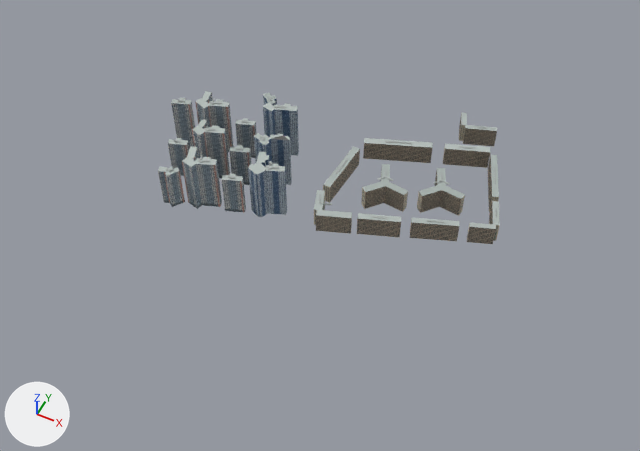
Renders of the Blender file assets/models/banpo-apartments/banpo-apartments.blend from each side of a commit.
The view is the same before and after, from a camera (50 mm lens) standing at (385.0, -653.0, 1068.0) and looking at (-51.0, 219.0, -22.0). The axes (+X, +Y, +Z) are drawn at lower left. The lights are the same throughout. The older version comes first. Mesh edges are drawn as thin lines on the coarser meshes.

The older version as bpy lines, for what is in view:
```python
me_반포르엘___외관_마감과_유리 = bpy.data.meshes.new('반포르엘 · 외관 마감과 유리')
me_반포르엘___외관_마감과_유리.from_pydata(...)  # 19384 vertices, 5200 faces; spans x -63.0..63.0, y -96.0..96.0, z 0.0..104.0
# faces by material slot: [2977, 1763, 460]
me_반포르엘___외관_마감과_유리.materials.append(mat_mineral_facade_001)
me_반포르엘___외관_마감과_유리.materials.append(mat_window_glazing_001)
me_반포르엘___외관_마감과_유리.materials.append(mat_roof_and_parapet_001)
me_반포센트럴자이___외관_마감과_유리 = bpy.data.meshes.new('반포센트럴자이 · 외관 마감과 유리')
me_반포센트럴자이___외관_마감과_유리.from_pydata(...)  # 22085 vertices, 6029 faces; spans x -92.0..92.0, y -89.0..89.0, z 0.0..106.0
# faces by material slot: [2503, 2873, 653]
me_반포센트럴자이___외관_마감과_유리.materials.append(mat_mineral_facade_002)
me_반포센트럴자이___외관_마감과_유리.materials.append(mat_window_glazing_002)
me_반포센트럴자이___외관_마감과_유리.materials.append(mat_roof_and_parapet_002)
me_신반포4차___외관_마감과_유리 = bpy.data.meshes.new('신반포4차 · 외관 마감과 유리')
me_신반포4차___외관_마감과_유리.from_pydata(...)  # 11999 vertices, 3159 faces; spans x -144.0..144.0, y -168.0..168.0, z 0.0..41.0
# faces by material slot: [2382, 594, 183]
me_신반포4차___외관_마감과_유리.materials.append(mat_mineral_facade)
me_신반포4차___외관_마감과_유리.materials.append(mat_window_glazing)
me_신반포4차___외관_마감과_유리.materials.append(mat_roof_and_parapet)
ob_반포르엘 = bpy.data.objects.new('반포르엘', me_반포르엘___외관_마감과_유리)
ob_반포르엘.location = (-165.0, 269.0, 0.0)
ob_반포센트럴자이 = bpy.data.objects.new('반포센트럴자이', me_반포센트럴자이___외관_마감과_유리)
ob_반포센트럴자이.location = (-257.0, 217.0, 0.0)
ob_신반포4차 = bpy.data.objects.new('신반포4차', me_신반포4차___외관_마감과_유리)
ob_신반포4차.location = (78.0, 356.0, 0.0)
```
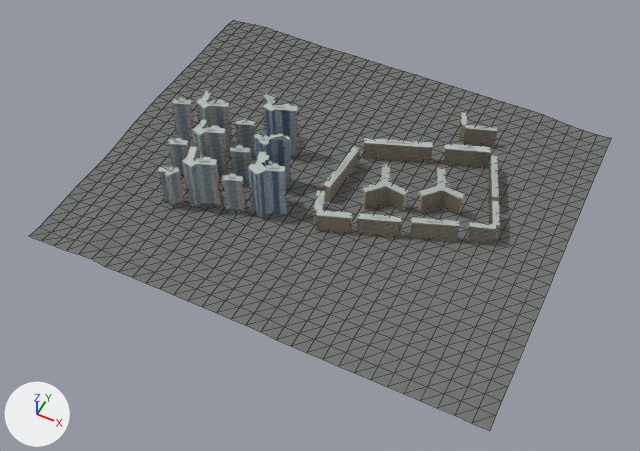
Pixel boxes [x1, y1, x2, y2] of what changed, in the pictures (640 x 451 px):
'세 단지 표고 · 렌더 바닥', added: after [29, 20, 611, 430]

Diff of the bpy script that builds the scene:
```diff
--- a/assets/models/banpo-apartments/banpo-apartments.blend.py
+++ b/assets/models/banpo-apartments/banpo-apartments.blend.py
@@ mat_표고_확인용___회색_흙 @@
+mat_표고_확인용___회색_흙 = diffuse_material('표고 확인용 · 회색 흙')
+mat_표고_확인용___회색_흙.base_color = (0.18, 0.185, 0.175)  # grey #767774
@@ me_세_단지_표고___렌더_바닥 @@
+me_세_단지_표고___렌더_바닥.from_pydata(...)  # 864 vertices, 1612 faces; spans x -450.0..325.0, y -25.0..625.0, z -11.0..8.0
+me_세_단지_표고___렌더_바닥.materials.append(mat_표고_확인용___회색_흙)  # grey #767774
@@ ob_세_단지_표고___렌더_바닥 @@
+ob_세_단지_표고___렌더_바닥 = bpy.data.objects.new('세 단지 표고 · 렌더 바닥', me_세_단지_표고___렌더_바닥)
+ob_세_단지_표고___렌더_바닥.location = (0.0, 0.0, 0.0)
```
